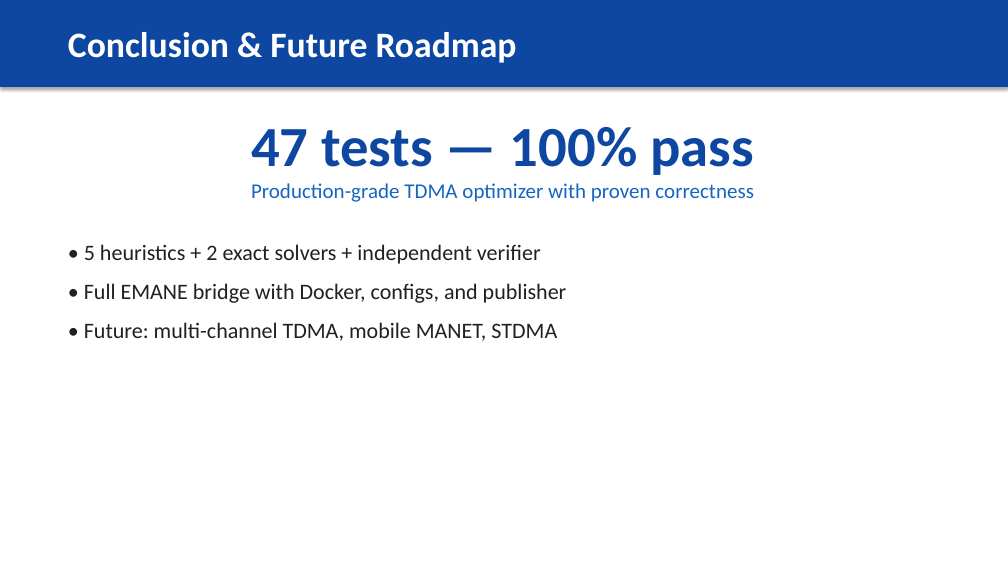
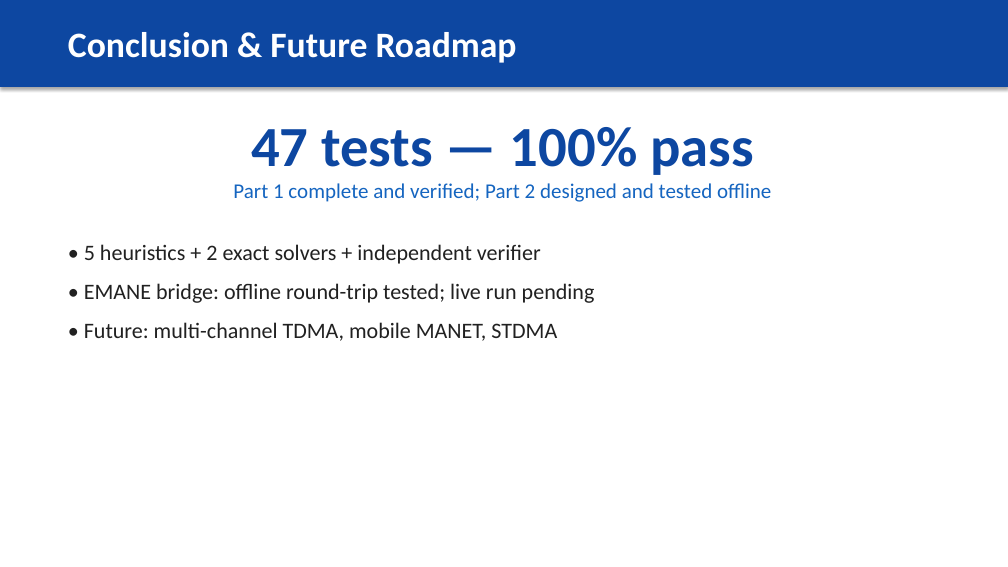
Before and after one commit to athishio/tdma-schedule-optimizer, a slide deck: slide 10 of docs/presentation.pptx. Drawn at 1008x567 pixels with LibreOffice and Linux fonts; fonts in the diff are those of the drawing. Boxes give left, top, right and bottom in pixels: in the first picture for what was removed or moved away, otherwise in the second. Text is boxed around its words. In the diff, an @@ line names an element or a change of style, - is before the commit and + after.

```diff
--- a/docs/presentation.pptx
+++ b/docs/presentation.pptx
@@ text at (233, 183, 771, 202): text changed @@
-Production-grade TDMA optimizer with proven correctness
+Part 1 complete and verified; Part 2 designed and tested offline
@@ text at (84, 283, 595, 303): text changed @@
-• Full EMANE bridge with Docker, configs, and publisher
+• EMANE bridge: offline round-trip tested; live run pending
```
Also in this commit, not shown: 6 other slides changed, 4 other files.
